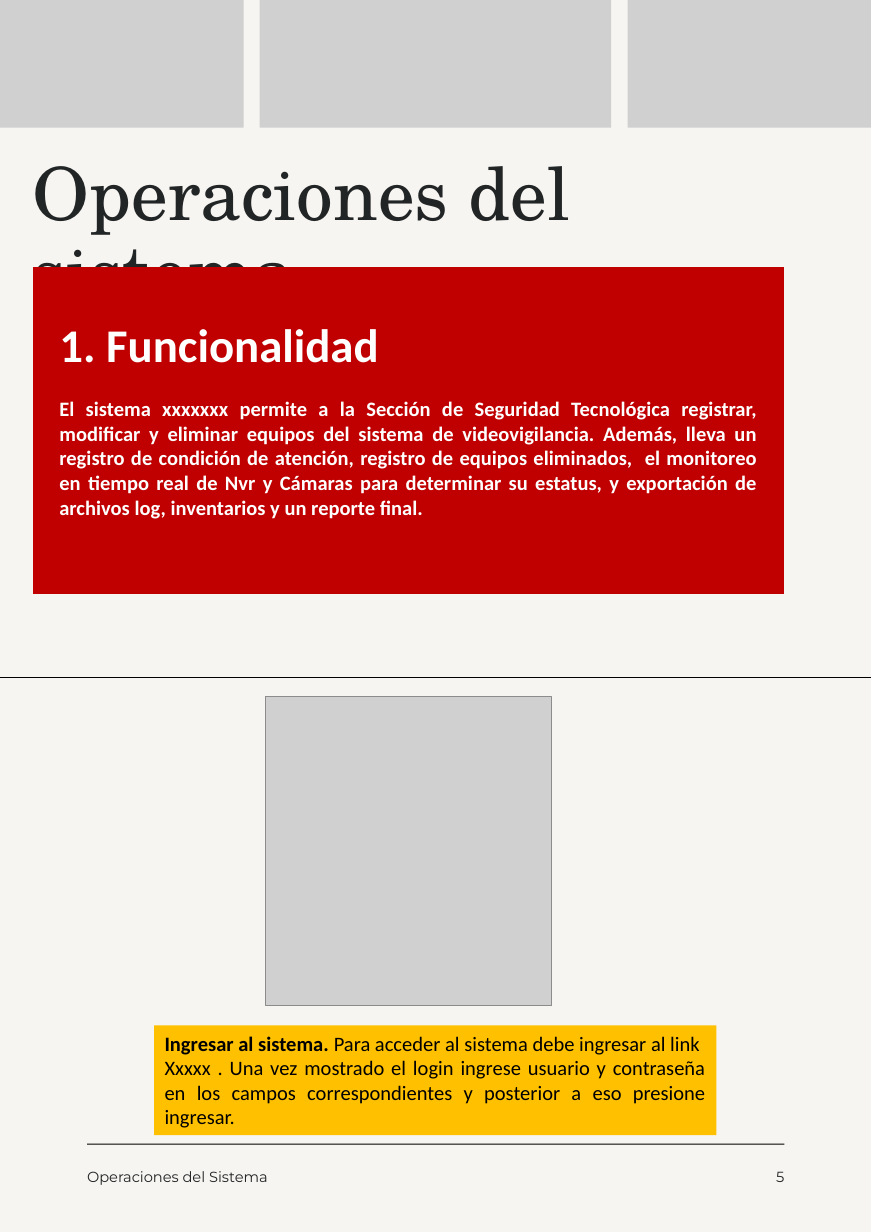
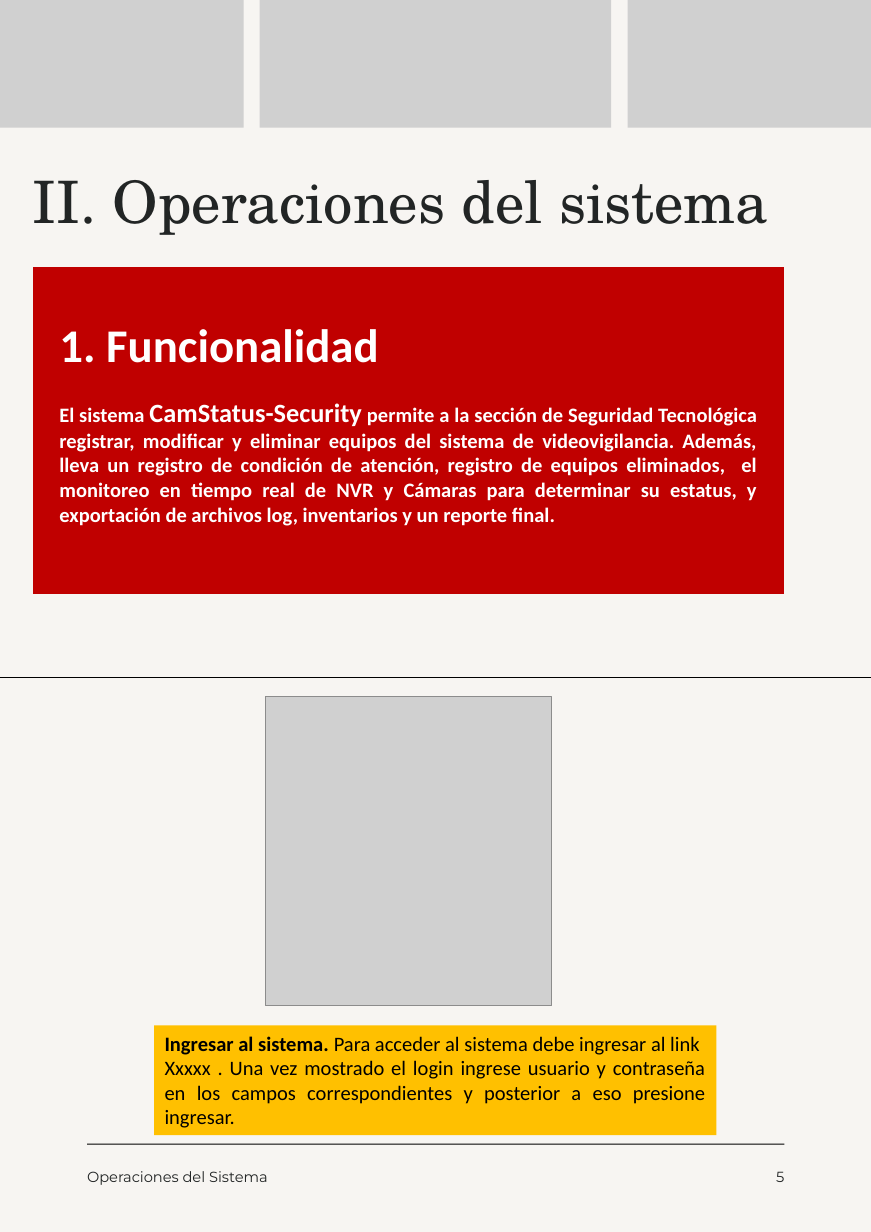
Before and after one commit to moreno-manuel/Pasantia-CVG-FMO, a slide deck: slide 5 of public/files/Manual de Usuario.pptx. Drawn at 871x1232 pixels with LibreOffice and Linux fonts; fonts in the diff are those of the drawing; grey boxes stand for pictures. Boxes give left, top, right and bottom in pixels: in the first picture for what was removed or moved away, otherwise in the second. Text is boxed around its words. In the diff, an @@ line names an element or a change of style, - is before the commit and + after.

```diff
--- a/public/files/Manual de Usuario.pptx
+++ b/public/files/Manual de Usuario.pptx
@@ text at box(33, 180, 768, 235): text changed; size 50 to 40 pt @@
-Operaciones del sistema
+II. Operaciones del sistema
@@ text at box(59, 403, 757, 526): text changed @@
-El sistema xxxxxxx permite a la Sección de Seguridad Tecnológica registrar, modificar y eliminar equipos del sistema de videovigilancia. Además, lleva un registro de condición de atención, registro de equipos eliminados, el monitoreo en tiempo real de Nvr y Cámaras para determinar su estatus, y exportación de archivos log, inventarios y un reporte final.
+El sistema CamStatus-Security permite a la sección de Seguridad Tecnológica registrar, modificar y eliminar equipos del sistema de videovigilancia. Además, lleva un registro de condición de atención, registro de equipos eliminados, el monitoreo en tiempo real de NVR y Cámaras para determinar su estatus, y exportación de archivos log, inventarios y un reporte final.
```
Also in this commit, not shown: 17 other slides changed, 17 other files.
